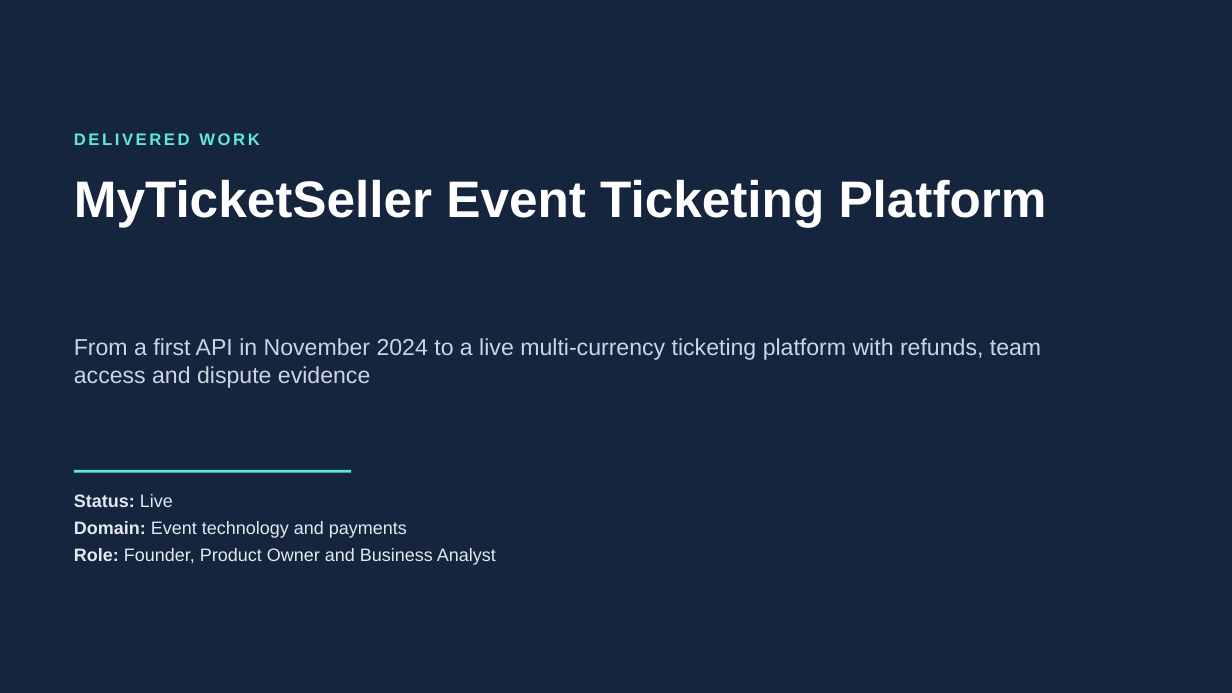
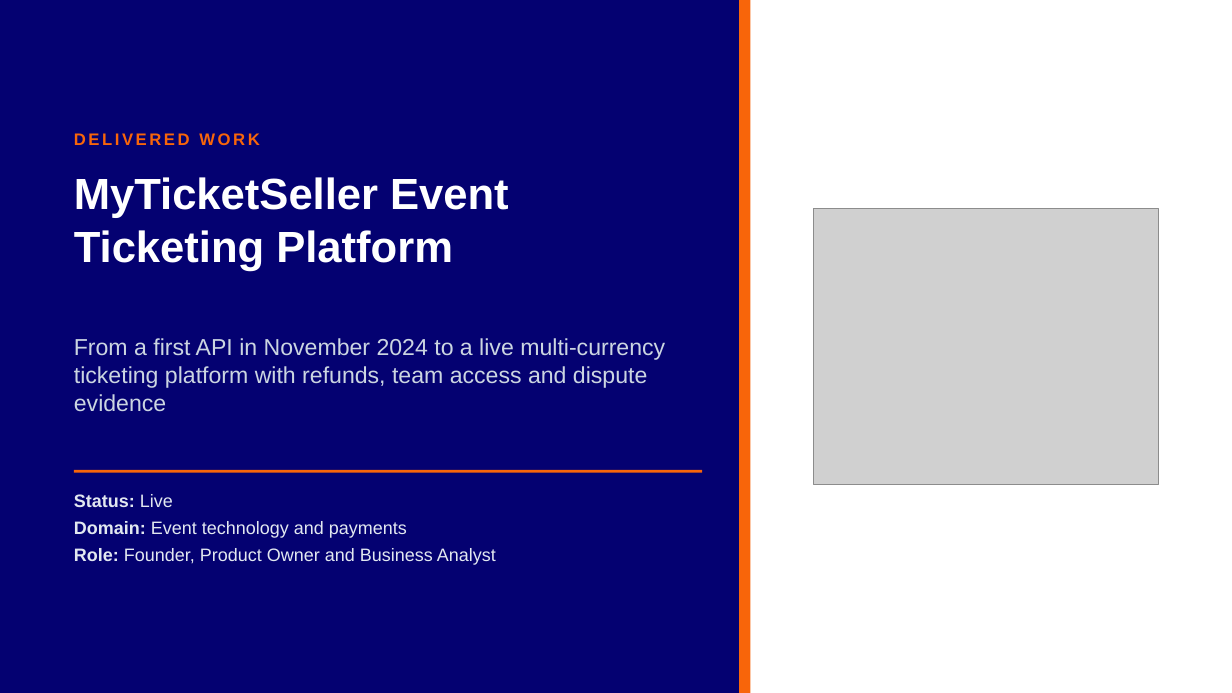
Before and after one commit to olalekanajimoti/business-analyst-portfolio, a slide deck: slide 1 of 01-delivered-case-studies/myticketseller-event-ticketing/Deck/Executive_Deck.pptx. Drawn at 1232x693 pixels with LibreOffice and Linux fonts; fonts in the diff are those of the drawing; grey boxes stand for pictures. Boxes give left, top, right and bottom in pixels: in the first picture for what was removed or moved away, otherwise in the second. Text is boxed around its words. In the diff, an @@ line names an element or a change of style, - is before the commit and + after.

Commit message:
Brand executive decks for MyTicketSeller, Komfort Place Signature, NaijaFoodFestival, CONVVA and Verdaso
Each deck now uses its own palette, logo and title layout instead of the shared navy template.

```diff
--- a/01-delivered-case-studies/myticketseller-event-ticketing/Deck/Executive_Deck.pptx
+++ b/01-delivered-case-studies/myticketseller-event-ticketing/Deck/Executive_Deck.pptx
@@ background #15253D to #040171 @@
@@ rectangle added at (x1=739, y1=0, x2=1232, y2=693), fill #FFFFFF @@
@@ rectangle added at (x1=739, y1=0, x2=750, y2=693), fill #F8650A @@
@@ text "DELIVERED WORK" at (x1=74, y1=133, x2=259, y2=145): text colour #5EEAD4 to #F8650A @@
@@ text "MyTicketSeller Event Ticketing Platform" at (x1=74, y1=177, x2=509, y2=271): size 40 to 34 pt @@
@@ picture added at (x1=813, y1=209, x2=1158, y2=485) @@
@@ text "From a first API in ..." rewrapped from (x1=74, y1=338, x2=1041, y2=388) to (x1=74, y1=338, x2=665, y2=412) @@
@@ line moved from (74, 471) - (351, 471) to (74, 471) - (702, 471) @@
@@ line (74, 471) - (702, 471): stroke #5EEAD4 2 pt to #F8650A 2 pt @@
```
Also in this commit, not shown: 6 other slides changed, 9 other files.
